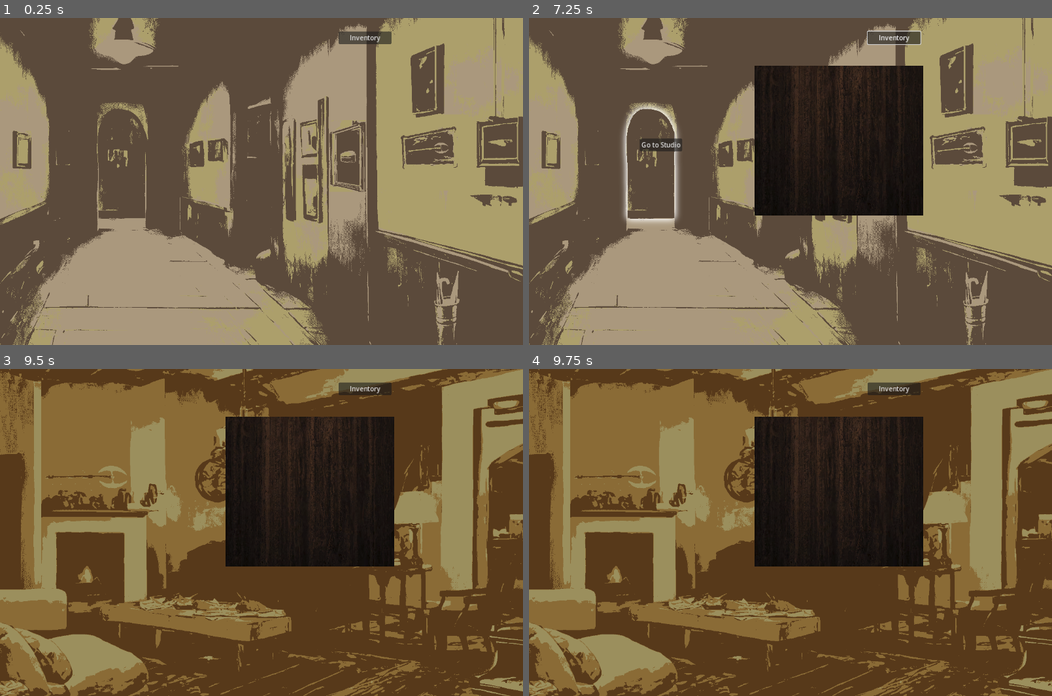
Above: before the commit, frames 1-4 (two rows, left to right).
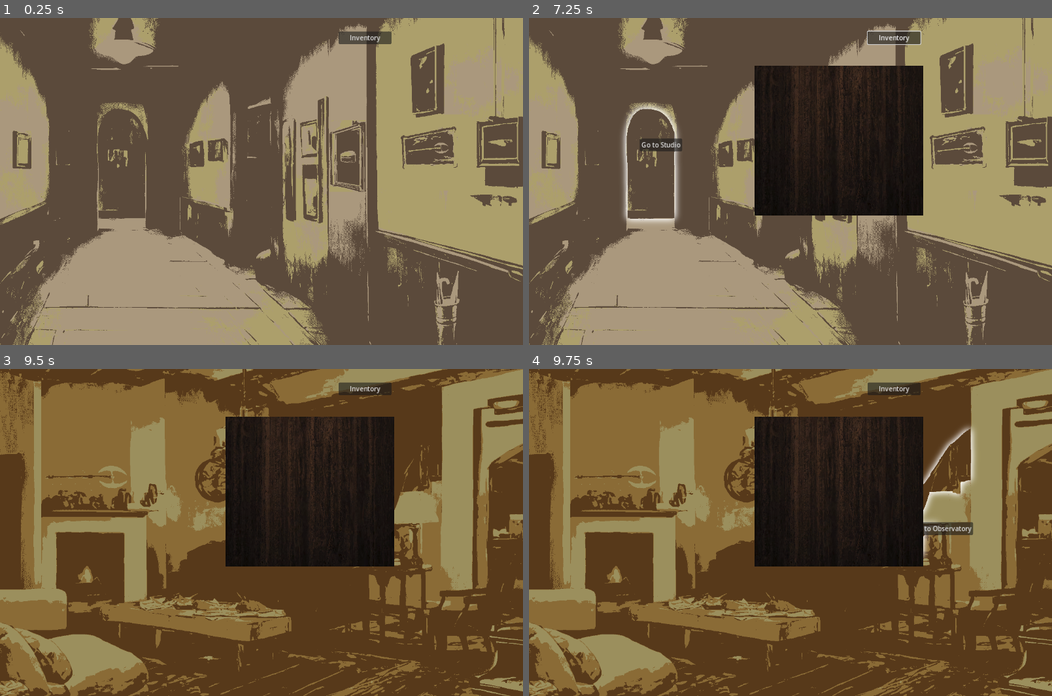
Above: after the commit, the same moments.

Repository: kielhenkelman/secrets-game
Game: Godot game, scene res://main.tscn
The game is run twice, just before and just after one commit, with the same random seed, the same clock (stepped at 60 frames per second) and the same inputs.
Inputs (mouse positions are in pixels of both pictures, inside the frame that each line leads up to):
- Up to frame 1 (0.25 s): no input
- Up to frame 2 (7.25 s): click "Inventory" at 0.5 s; click "Inventory" at 1.25 s; click "Inventory" at 2 s; tap Enter at 2.75, 4.25, 5.75 s; move the mouse to (905, 165) at 2.77 s; press the mouse at (905, 165) at 2.78 s; tap Space at 3.5, 5, 6.5 s; move the mouse to (685, 197) at 3.52 s; release the mouse at (685, 197) at 3.53 s; click (685, 197) at 3.6 s; move the mouse to (842, 109) at 4.27 s; press the mouse at (842, 109) at 4.28 s; move the mouse to (764, 246) at 5.02 s; release the mouse at (764, 246) at 5.03 s; click (764, 246) at 5.1 s; move the mouse to (947, 230) at 5.77 s; press the mouse at (947, 230) at 5.78 s; move the mouse to (633, 132) at 6.52 s; release the mouse at (633, 132) at 6.53 s; click (633, 132) at 6.6 s
- Up to frame 3 (9.5 s): click "Go to Studio" at 7.25 s; move the mouse to (287, 532) at 8.02 s; press the mouse at (287, 532) at 8.03 s; move the mouse to (183, 450) at 8.77 s; release the mouse at (183, 450) at 8.78 s; click (183, 450) at 8.85 s
- Up to frame 4 (9.75 s): move the mouse to (905, 516) at 9.52 s; press the mouse at (905, 516) at 9.53 s

Frames 1-3 are identical in both runs. In frame 4, 1.1% of the frame differs, in the area x 75-86%, y 17-59%.

Commit message:
Added observatory, conservatory, office and bedroom

Diff:
--- a/data/items.gd
+++ b/data/items.gd
@@ -592,5 +592,133 @@
 					GameState.change_room('Studio'),
 			}
 		],
-	}
+	},
+	{
+		"NAME": "STUDIO_TO_OBSERVATORY",
+		"TEXTURE": {
+			"HITBOX": preload("res://art/item_art_overlays/studio/stairs_to_observatory.png"),
+			"GLOW": preload("res://art/item_art_overlays/studio/stairs_to_observatory_GLOW.png")
+		},
+		"CAN_GRAB": false,
+		"SPAWN": { "ROOM": "Studio" },
+		"INTERACTIONS": [
+			{
+				"LABEL": "Go to Observatory",
+				"RESULT": func(item: ClickableItem):
+					GameState.change_room('Observatory'),
+			}
+		],
+	},
+	{
+		"NAME": "OBSERVATORY_TO_STUDIO",
+		"TEXTURE": {
+			"HITBOX": preload("res://art/item_art_overlays/observatory/stairs_to_studio.png"),
+			"GLOW": preload("res://art/item_art_overlays/observatory/stairs_to_studio_GLOW.png")
+		},
+		"CAN_GRAB": false,
+		"SPAWN": { "ROOM": "Observatory" },
+		"INTERACTIONS": [
+			{
+				"LABEL": "Go to Studio",
+				"RESULT": func(item: ClickableItem):
+					GameState.change_room('Studio'),
+			}
+		],
+	},
+	{
+		"NAME": "OBSERVATORY_TO_CONSERVATORY",
+		"TEXTURE": {
+			"HITBOX": preload("res://art/item_art_overlays/observatory/door_to_conservatory.png"),
+			"GLOW": preload("res://art/item_art_overlays/observatory/door_to_conservatory_GLOW.png")
+		},
+		"CAN_GRAB": false,
+		"SPAWN": { "ROOM": "Observatory" },
+		"INTERACTIONS": [
+			{
+				"LABEL": "Go to Conservatory",
+				"RESULT": func(item: ClickableItem):
+					GameState.change_room('Conservatory'),
+			}
+		],
+	},
+	{
+		"NAME": "CONSERVATORY_TO_OBSERVATORY",
+		"TEXTURE": {
+			"HITBOX": preload("res://art/item_art_overlays/conservatory/door_to_observatory.png"),
+			"GLOW": preload("res://art/item_art_overlays/conservatory/door_to_observatory_GLOW.png")
+		},
+		"CAN_GRAB": false,
+		"SPAWN": { "ROOM": "Conservatory" },
+		"INTERACTIONS": [
+			{
+				"LABEL": "Go to Observatory",
+				"RESULT": func(item: ClickableItem):
+					GameState.change_room('Observatory'),
+			}
+		],
+	},
+	{
+		"NAME": "CONSERVATORY_TO_OFFICE",
+		"TEXTURE": {
+			"HITBOX": preload("res://art/item_art_overlays/conservatory/door_to_office.png"),
+			"GLOW": preload("res://art/item_art_overlays/conservatory/door_to_office_GLOW.png")
+		},
+		"CAN_GRAB": false,
+		"SPAWN": { "ROOM": "Conservatory" },
+		"INTERACTIONS": [
+			{
+				"LABEL": "Go to Office",
+				"RESULT": func(item: ClickableItem):
+					GameState.change_room('Office'),
+			}
+		],
+	},
+	{
+		"NAME": "CONSERVATORY_TO_BEDROOM",
+		"TEXTURE": {
+			"HITBOX": preload("res://art/item_art_overlays/conservatory/door_to_bedroom.png"),
+			"GLOW": preload("res://art/item_art_overlays/conservatory/door_to_bedroom_GLOW.png")
+		},
+		"CAN_GRAB": false,
+		"SPAWN": { "ROOM": "Conservatory" },
+		"INTERACTIONS": [
+			{
+				"LABEL": "Go to Bedroom",
+				"RESULT": func(item: ClickableItem):
+					GameState.change_room('Bedroom'),
+			}
+		],
+	},
+	{
+		"NAME": "OFFICE_TO_CONSERVATORY",
+		"TEXTURE": {
+			"HITBOX": preload("res://art/item_art_overlays/office/door_to_conservatory.png"),
+			"GLOW": preload("res://art/item_art_overlays/office/door_to_conservatory_GLOW.png")
+		},
+		"CAN_GRAB": false,
+		"SPAWN": { "ROOM": "Office" },
+		"INTERACTIONS": [
+			{
+				"LABEL": "Go to Conservatory",
+				"RESULT": func(item: ClickableItem):
+					GameState.change_room('Conservatory'),
+			}
+		],
+	},
+	{
+		"NAME": "BEDROOM_TO_CONSERVATORY",
+		"TEXTURE": {
+			"HITBOX": preload("res://art/item_art_overlays/bedroom/door_to_conservatory.png"),
+			"GLOW": preload("res://art/item_art_overlays/bedroom/door_to_conservatory_GLOW.png")
+		},
+		"CAN_GRAB": false,
+		"SPAWN": { "ROOM": "Bedroom" },
+		"INTERACTIONS": [
+			{
+				"LABEL": "Go to Conservatory",
+				"RESULT": func(item: ClickableItem):
+					GameState.change_room('Conservatory'),
+			}
+		],
+	},
 ]
--- a/main.gd
+++ b/main.gd
@@ -11,7 +11,11 @@
 	"Cellar",
 	"Kitchen",
 	"BreakerPanel",
-	"CakeRecipe"
+	"CakeRecipe",
+	"Observatory",
+	"Conservatory",
+	"Office",
+	"Bedroom"
 ]
 
 # Called when the node enters the scene tree for the first time.
--- a/main.tscn
+++ b/main.tscn
@@ -10,6 +10,14 @@
 [ext_resource type="PackedScene" uid="uid://dlmy3q0tw8aa4" path="res://popup.tscn" id="8_jjik4"]
 [ext_resource type="PackedScene" uid="uid://bcjkja5m5dm7c" path="res://scenes/rooms/breaker_panel.tscn" id="9_vuhxj"]
 [ext_resource type="PackedScene" uid="uid://ckaodkv3ivsoo" path="res://scenes/rooms/cake_recipe.tscn" id="10_6pjm8"]
+[ext_resource type="PackedScene" uid="uid://blqnbunub3ckh" path="res://scenes/rooms/observatory.tscn" id="11_ujyxr"]
+[ext_resource type="Script" path="res://scenes/rooms/observatory.gd" id="12_tevyc"]
+[ext_resource type="PackedScene" uid="uid://ijiqa2sh64ns" path="res://scenes/rooms/conservatory.tscn" id="13_djp82"]
+[ext_resource type="Script" path="res://scenes/rooms/conservatory.gd" id="14_ak4uc"]
+[ext_resource type="PackedScene" uid="uid://chm2frgrrmonb" path="res://scenes/rooms/office.tscn" id="15_7acx0"]
+[ext_resource type="Script" path="res://scenes/rooms/office.gd" id="16_qrm3x"]
+[ext_resource type="PackedScene" uid="uid://bh73wijeb70db" path="res://scenes/rooms/bedroom.tscn" id="17_28djk"]
+[ext_resource type="Script" path="res://scenes/rooms/bedroom.gd" id="18_vsgud"]
 
 [node name="Main" type="Node"]
 script = ExtResource("1_kyrq5")
@@ -36,3 +44,19 @@
 
 [node name="CakeRecipe" parent="." instance=ExtResource("10_6pjm8")]
 visible = false
+
+[node name="Observatory" parent="." instance=ExtResource("11_ujyxr")]
+visible = false
+script = ExtResource("12_tevyc")
+
+[node name="Conservatory" parent="." instance=ExtResource("13_djp82")]
+visible = false
+script = ExtResource("14_ak4uc")
+
+[node name="Office" parent="." instance=ExtResource("15_7acx0")]
+visible = false
+script = ExtResource("16_qrm3x")
+
+[node name="Bedroom" parent="." instance=ExtResource("17_28djk")]
+visible = false
+script = ExtResource("18_vsgud")
--- /dev/null
+++ b/scenes/rooms/bedroom.gd
@@ -0,0 +1,18 @@
+extends BaseRoom
+
+class_name Bedroom
+
+var items = {}
+
+# Called when the node enters the scene tree for the first time.
+func _ready() -> void:
+	GameState.connect("flag_updated", on_flag_updated)
+	items = spawn_items("Bedroom")
+	print("bedroom._ready()")
+
+# Called every frame. 'delta' is the elapsed time since the previous frame.
+func _process(delta: float) -> void:
+	pass
+
+func on_flag_updated(flag: String, value: Variant):
+	pass
--- /dev/null
+++ b/scenes/rooms/bedroom.tscn
@@ -0,0 +1,10 @@
+[gd_scene load_steps=2 format=3 uid="uid://bh73wijeb70db"]
+
+[ext_resource type="Texture2D" uid="uid://hjp2fqtwadji" path="res://art/room_art/bedroom.png" id="1_qsjvp"]
+
+[node name="Bedroom" type="Node2D"]
+
+[node name="Background" type="TextureRect" parent="."]
+offset_right = 40.0
+offset_bottom = 40.0
+texture = ExtResource("1_qsjvp")
--- /dev/null
+++ b/scenes/rooms/conservatory.gd
@@ -0,0 +1,18 @@
+extends BaseRoom
+
+class_name Conservatory
+
+var items = {}
+
+# Called when the node enters the scene tree for the first time.
+func _ready() -> void:
+	GameState.connect("flag_updated", on_flag_updated)
+	items = spawn_items("Conservatory")
+	print("conservatory._ready()")
+
+# Called every frame. 'delta' is the elapsed time since the previous frame.
+func _process(delta: float) -> void:
+	pass
+
+func on_flag_updated(flag: String, value: Variant):
+	pass
--- /dev/null
+++ b/scenes/rooms/conservatory.tscn
@@ -0,0 +1,10 @@
+[gd_scene load_steps=2 format=3 uid="uid://ijiqa2sh64ns"]
+
+[ext_resource type="Texture2D" uid="uid://dbo4lftbfbv42" path="res://art/room_art/conservatory.png" id="1_rv4dt"]
+
+[node name="Conservatory" type="Node2D"]
+
+[node name="Background" type="TextureRect" parent="."]
+offset_right = 40.0
+offset_bottom = 40.0
+texture = ExtResource("1_rv4dt")
--- /dev/null
+++ b/scenes/rooms/observatory.gd
@@ -0,0 +1,18 @@
+extends BaseRoom
+
+class_name Observatory
+
+var items = {}
+
+# Called when the node enters the scene tree for the first time.
+func _ready() -> void:
+	GameState.connect("flag_updated", on_flag_updated)
+	items = spawn_items("Observatory")
+	print("observatory._ready()")
+
+# Called every frame. 'delta' is the elapsed time since the previous frame.
+func _process(delta: float) -> void:
+	pass
+
+func on_flag_updated(flag: String, value: Variant):
+	pass
--- /dev/null
+++ b/scenes/rooms/observatory.tscn
@@ -0,0 +1,10 @@
+[gd_scene load_steps=2 format=3 uid="uid://blqnbunub3ckh"]
+
+[ext_resource type="Texture2D" uid="uid://rm2fomkk1nco" path="res://art/room_art/observatory.png" id="1_ptuag"]
+
+[node name="Observatory" type="Node2D"]
+
+[node name="Background" type="TextureRect" parent="."]
+offset_right = 40.0
+offset_bottom = 40.0
+texture = ExtResource("1_ptuag")
--- /dev/null
+++ b/scenes/rooms/office.gd
@@ -0,0 +1,18 @@
+extends BaseRoom
+
+class_name Office
+
+var items = {}
+
+# Called when the node enters the scene tree for the first time.
+func _ready() -> void:
+	GameState.connect("flag_updated", on_flag_updated)
+	items = spawn_items("Office")
+	print("office._ready()")
+
+# Called every frame. 'delta' is the elapsed time since the previous frame.
+func _process(delta: float) -> void:
+	pass
+
+func on_flag_updated(flag: String, value: Variant):
+	pass
--- /dev/null
+++ b/scenes/rooms/office.tscn
@@ -0,0 +1,10 @@
+[gd_scene load_steps=2 format=3 uid="uid://chm2frgrrmonb"]
+
+[ext_resource type="Texture2D" uid="uid://wy1lyd8bdun5" path="res://art/room_art/office.png" id="1_wx8jw"]
+
+[node name="Office" type="Node2D"]
+
+[node name="Background" type="TextureRect" parent="."]
+offset_right = 40.0
+offset_bottom = 40.0
+texture = ExtResource("1_wx8jw")
Renamed: art/item_art_overlays/conservatory/bedroom_door.png -> art/item_art_overlays/conservatory/door_to_bedroom.png
Not shown, changed: art/item_art_overlays/conservatory/door_to_bedroom.png.import
Renamed: art/item_art_overlays/conservatory/bedroom_door_GLOW.png -> art/item_art_overlays/conservatory/door_to_bedroom_GLOW.png
Not shown, changed: art/item_art_overlays/conservatory/door_to_bedroom_GLOW.png.import
Renamed: art/item_art_overlays/conservatory/observatory_door.png -> art/item_art_overlays/conservatory/door_to_observatory.png
Not shown, changed: art/item_art_overlays/conservatory/door_to_observatory.png.import
Renamed: art/item_art_overlays/conservatory/observatory_door_GLOW.png -> art/item_art_overlays/conservatory/door_to_observatory_GLOW.png
Not shown, changed: art/item_art_overlays/conservatory/door_to_observatory_GLOW.png.import
Renamed: art/item_art_overlays/conservatory/office_door.png -> art/item_art_overlays/conservatory/door_to_office.png
Not shown, changed: art/item_art_overlays/conservatory/door_to_office.png.import
Renamed: art/item_art_overlays/conservatory/office_door_GLOW.png -> art/item_art_overlays/conservatory/door_to_office_GLOW.png
Not shown, changed: art/item_art_overlays/conservatory/door_to_office_GLOW.png.import
(and 1 more such lines)
